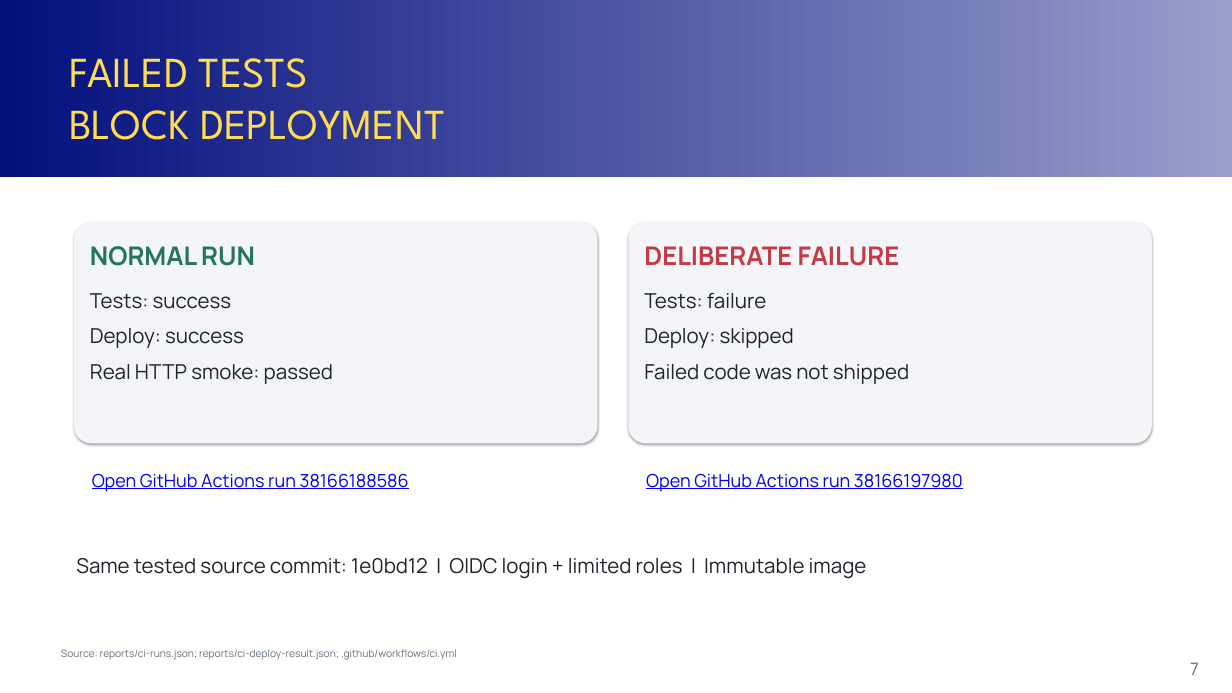
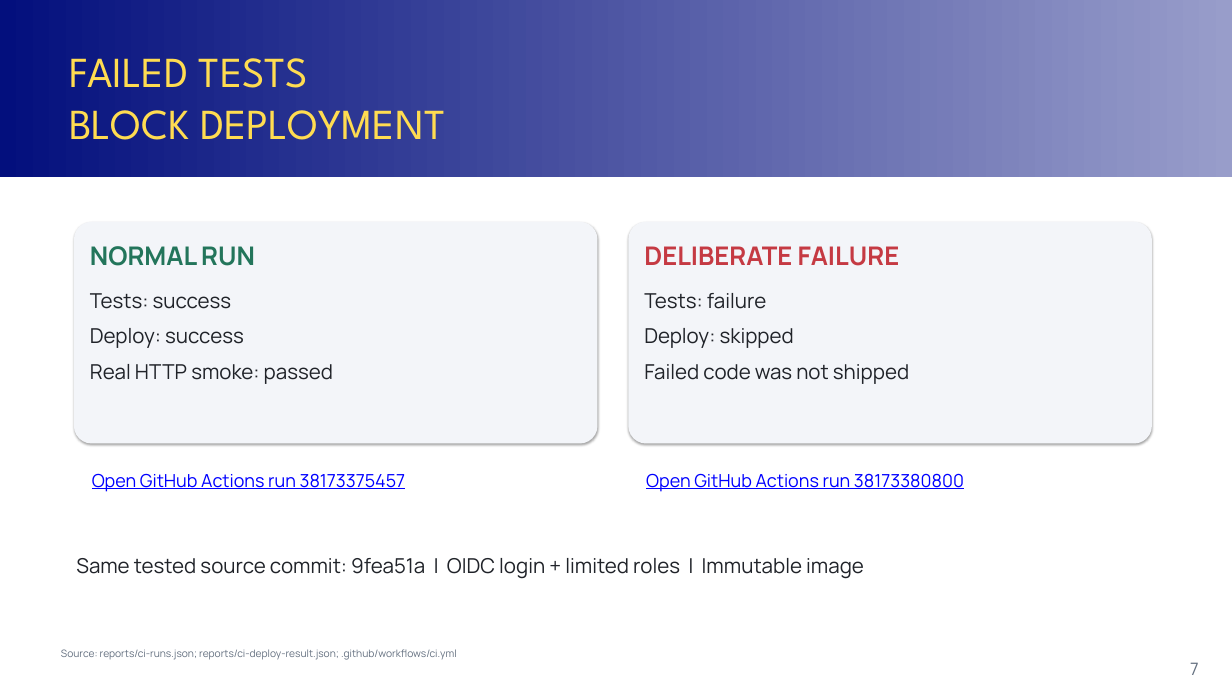
Before and after one commit to DewPerawis/ITCS355-Final-PJ-6688012-6688121-6688193, a slide deck: slide 7 of output/presentation/MLOP-PJ_Presentation.pptx. Drawn at 1232x693 pixels with LibreOffice and Linux fonts; fonts in the diff are those of the drawing. Boxes give left, top, right and bottom in pixels: in the first picture for what was removed or moved away, otherwise in the second. Text is boxed around its words. In the diff, an @@ line names an element or a change of style, - is before the commit and + after.

```diff
--- a/output/presentation/MLOP-PJ_Presentation.pptx
+++ b/output/presentation/MLOP-PJ_Presentation.pptx
@@ text at box(92, 473, 406, 492): text changed @@
-Open GitHub Actions run 38166188586
+Open GitHub Actions run 38173375457
@@ text at box(646, 473, 964, 492): text changed @@
-Open GitHub Actions run 38166197980
+Open GitHub Actions run 38173380800
@@ text at box(76, 558, 864, 579): text changed @@
-Same tested source commit: 1e0bd12 | OIDC login + limited roles | Immutable image
+Same tested source commit: 9fea51a | OIDC login + limited roles | Immutable image
```
Also in this commit, not shown: 4 other slides changed, 20 other files.
